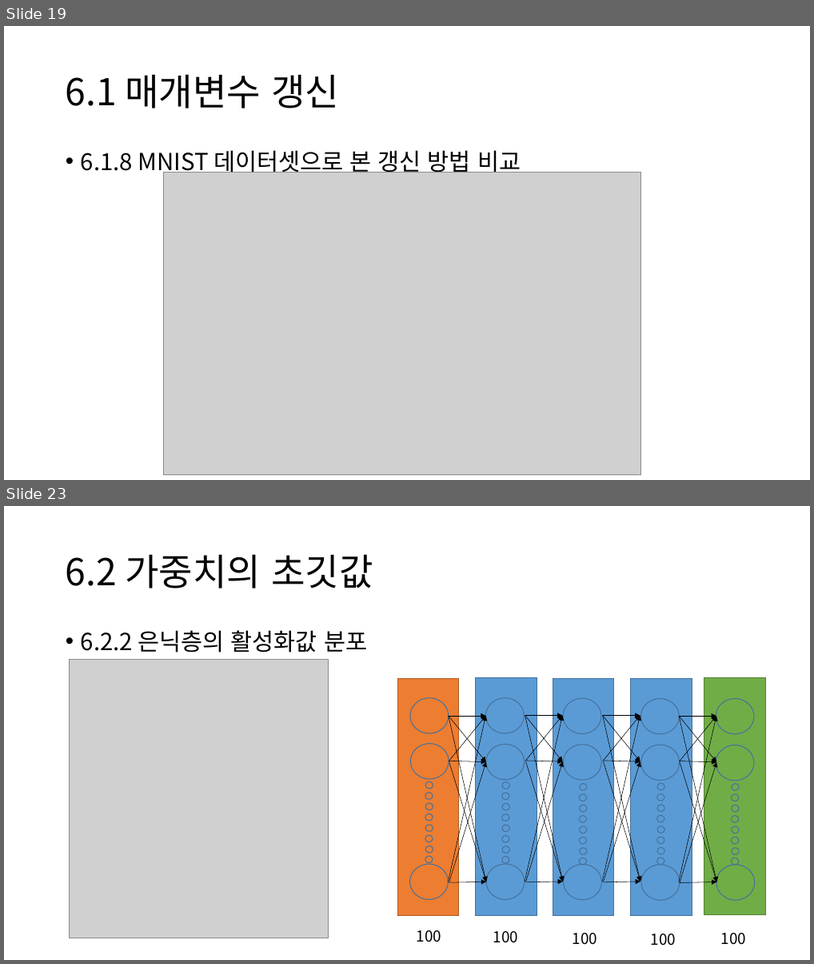
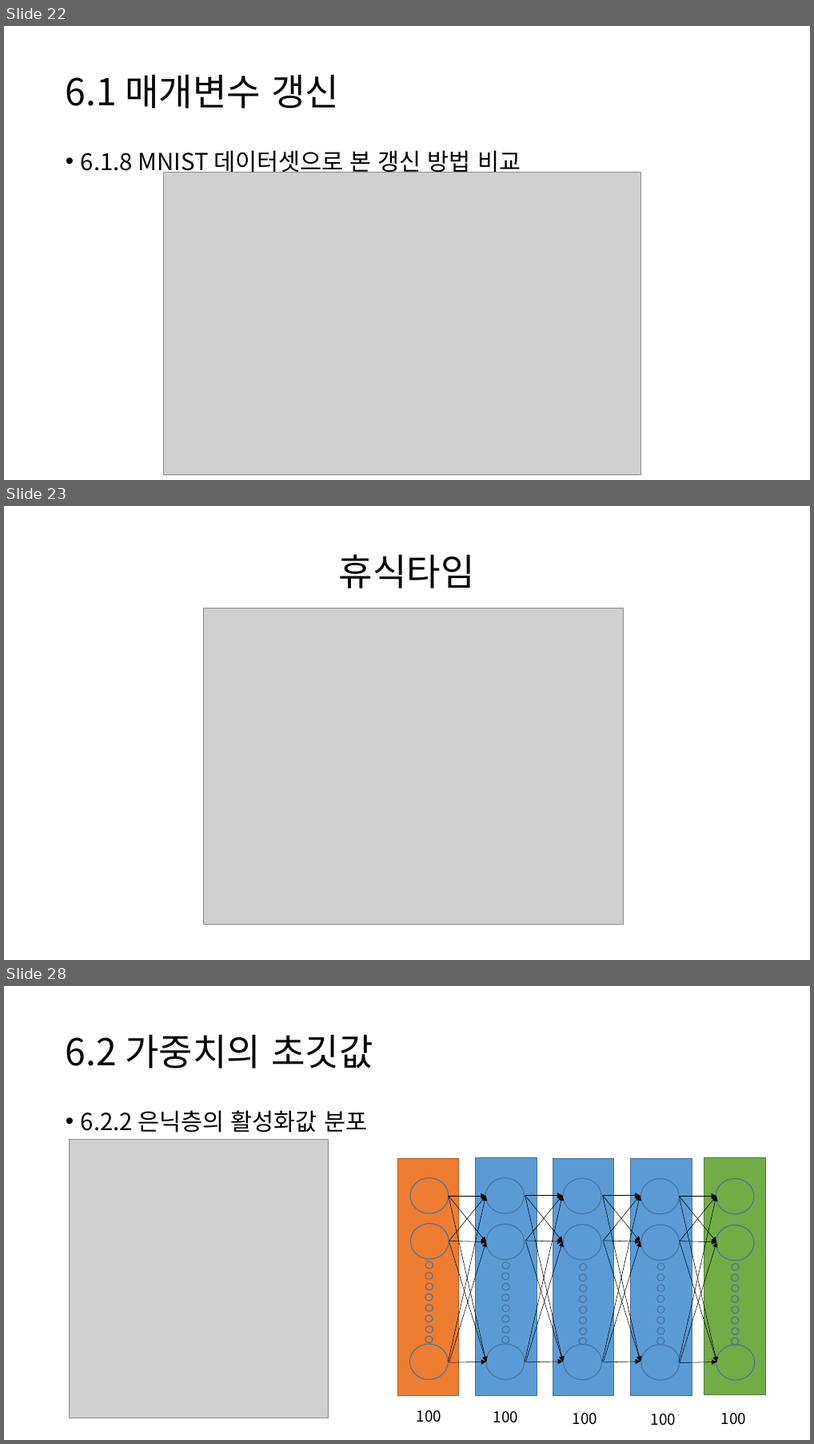
Before and after one commit to DL-StudyGroup/deep_learning_from_scratch, a slide deck: presentation/Week09.학습 관련 기술들.pptx. Shown one above the other, each under a label of ours: slides 19 and 23 before the commit, slides 22, 23 and 28 after it; the slides between them are not shown. The pictures are 814x964 and 814x1444 pixels, drawn with LibreOffice and Linux fonts; fonts in the diff are those of the drawing; grey boxes stand for pictures. Boxes give left, top, right and bottom in pixels: in the first picture for what was removed or moved away, otherwise in the second. Text is boxed around its words. In the diff, an @@ line names an element or a change of style, - is before the commit and + after.

```diff
--- a/presentation/Week09.학습 관련 기술들.pptx
+++ b/presentation/Week09.학습 관련 기술들.pptx
@@ slide 23 added at bbox=[4, 506, 810, 960], background #FFFFFF @@
@@ title added at bbox=[339, 554, 475, 588], 44 pt, text #000000 @@
+휴식타임
@@ picture added at bbox=[204, 608, 623, 924] @@
@@ what was slide 19 is now slide 22 @@
@@ what was slide 23 is now slide 28 @@
```
Also in this commit, not shown: 15 slides changed, 5 other slides added, 1 slide removed.
